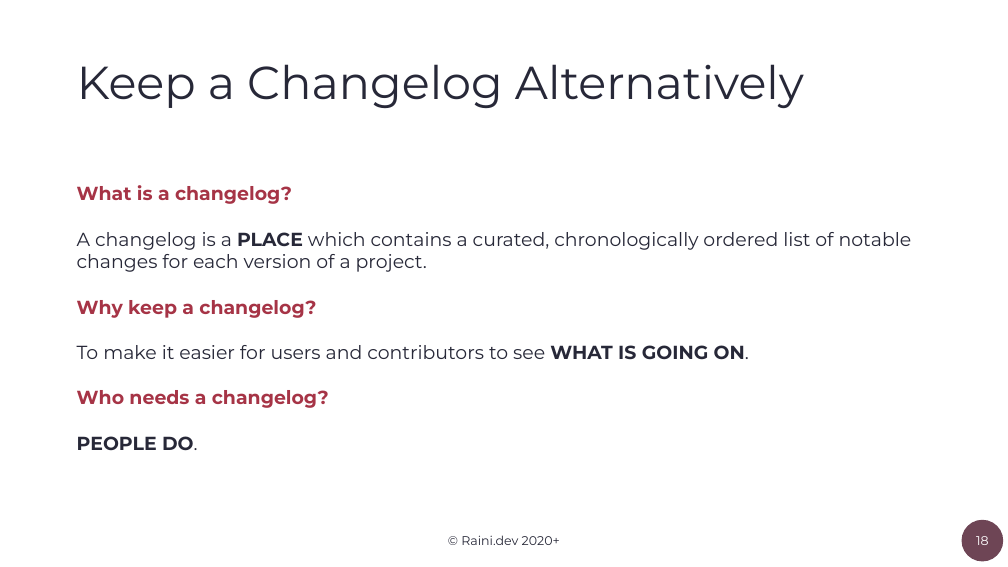
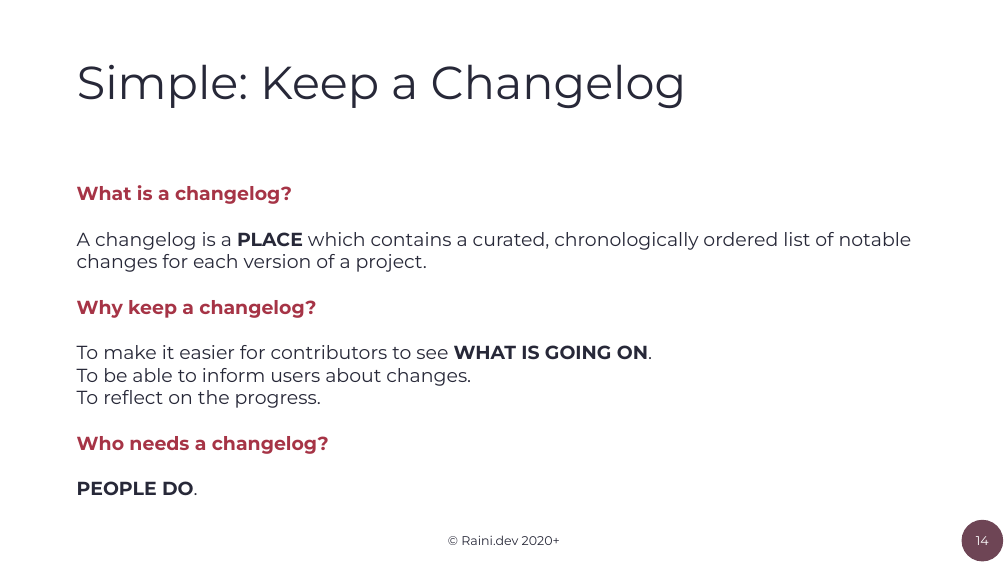
Before and after one commit to orlowdev/clean-project-history-with-semver-and-changelogs, a slide deck: slide 14 of Semantic-Versioning-at-Scale.pptx (slide 18 before the commit). Drawn at 1008x567 pixels with LibreOffice and Linux fonts; fonts in the diff are those of the drawing. Boxes give left, top, right and bottom in pixels: in the first picture for what was removed or moved away, otherwise in the second. Text is boxed around its words. In the diff, an @@ line names an element or a change of style, - is before the commit and + after.

```diff
--- a/Semantic-Versioning-at-Scale.pptx
+++ b/Semantic-Versioning-at-Scale.pptx
@@ title at box(77, 64, 687, 108): text changed @@
-Keep a Changelog Alternatively
+Simple: Keep a Changelog
@@ text at box(77, 345, 652, 408): text changed @@
-To make it easier for users and contributors to see WHAT IS GOING ON.
+To make it easier for contributors to see WHAT IS GOING ON.
+To be able to inform users about changes.
+To reflect on the progress.
@@ page number at box(976, 536, 989, 545): text changed @@
-18
+14
```
Also in this commit, not shown: 14 other slides changed, 4 slides added, 2 slides removed.
